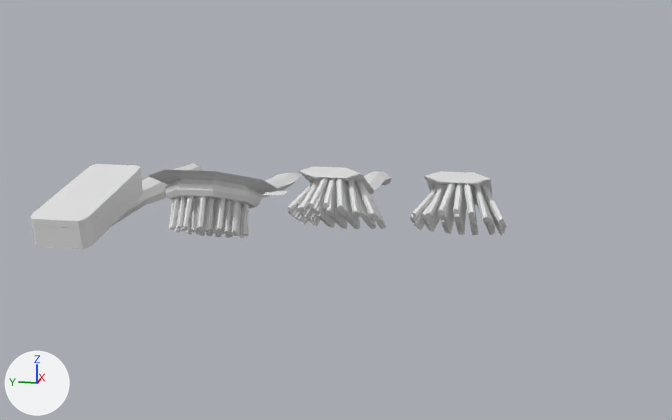
Before and after pictures for a commit that changed the FBX model Objects/Brush/Brush.fbx.
One viewpoint serves both versions: a 50 mm camera at (-0.57, -0.252, 0.163) aimed at (0.08, -0.122, 0.0). The lights are fixed; the arrows at lower left show +X, +Y and +Z. Where no turn or scale is listed for an object, it has been applied to the vertices.

In view in the first picture: 'E4_ST5_EM4_I1', 'E4_ST5_EM4_I2', 'E4_ST5_EM4_I3', 'E4_ST5_EM4_I4'.
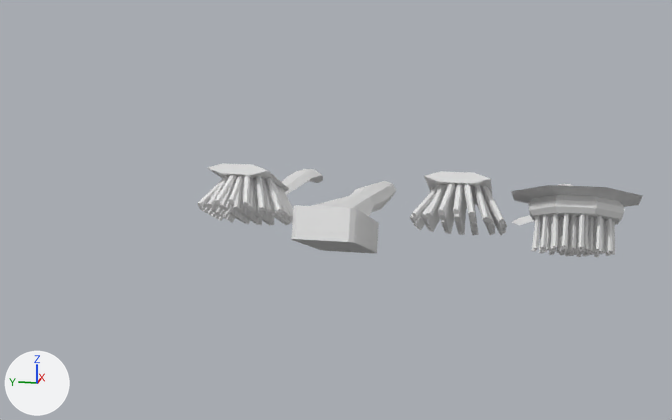
Pixel boxes [x1, y1, x2, y2] of what changed, in the pictures (672 x 420 px):
'E4_ST5_EM4_I3', moved
    before: [149, 170, 301, 238]
    after: [511, 184, 642, 257]
'E4_ST5_EM4_I1', moved, turned
    before: [30, 163, 202, 249]
    after: [291, 181, 396, 253]
'E4_ST5_EM4_I4', moved
    before: [288, 166, 392, 229]
    after: [198, 163, 323, 225]

What the commit changed:
Object 'E4_ST5_EM4_I1' (ob_e4_st5_em4_i1) moves from (0.0169, 0.0399, 0.0101) to (-0.0035, -0.1401, 0.0101).
Object 'E4_ST5_EM4_I1' (ob_e4_st5_em4_i1) turns from (0, -10, 0) to (-180, 20, 0) degrees about x, y and z.
Object 'E4_ST5_EM4_I4' (ob_e4_st5_em4_i4) moves from (0.0311, -0.1314, 0.0138) to (0.0294, -0.0723, 0.0138).
Object 'E4_ST5_EM4_I3' (ob_e4_st5_em4_i3) moves from (-0.0006, -0.0556, 0.0114) to (-0.0006, -0.2883, 0.0114).
